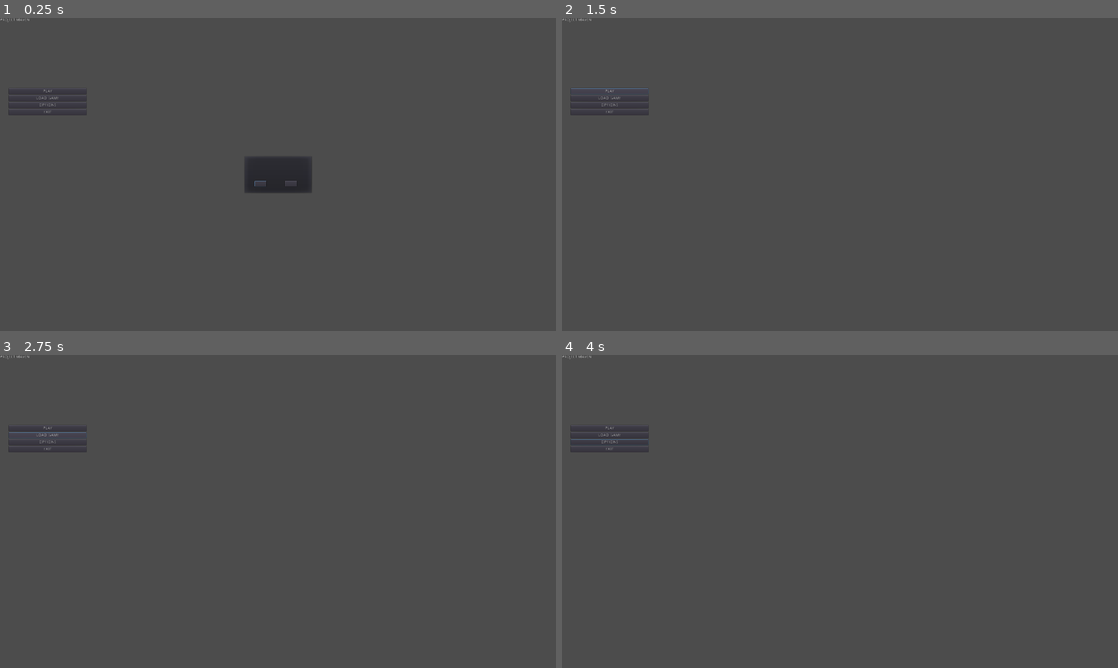
Above: before the commit, frames 1-4 (two rows, left to right).
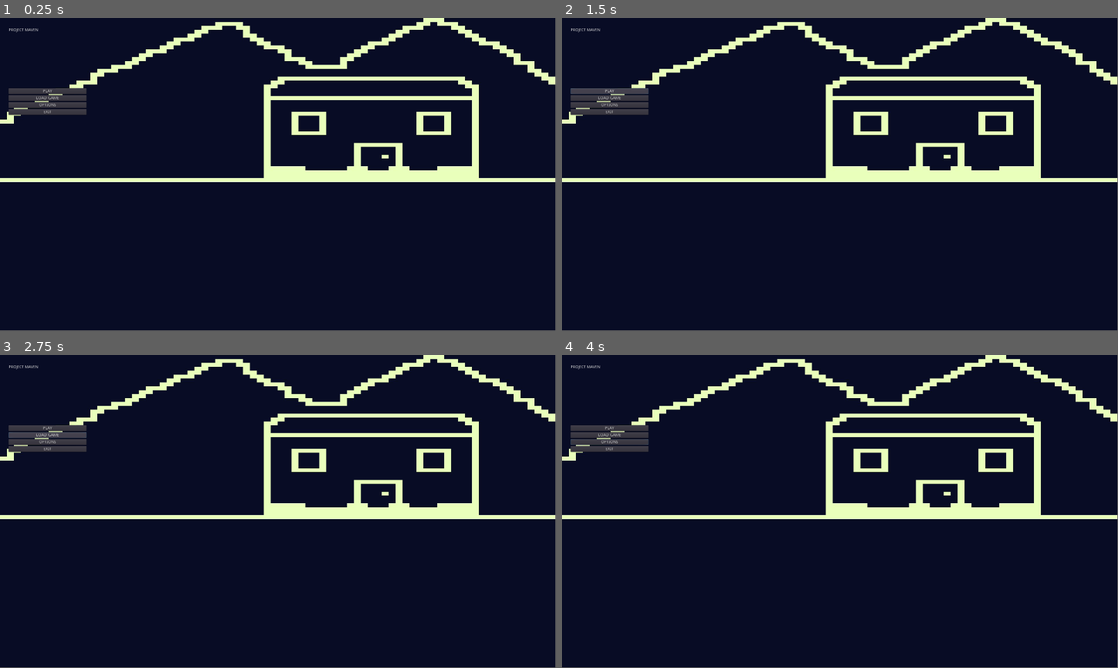
Above: after the commit, the same moments.

Repository: OldKalash7/PFM
Game: Godot game, scene res://scenes/ui/TitleScreen.tscn
The game is run twice, just before and just after one commit, with the same random seed, the same clock (stepped at 60 frames per second) and the same inputs.
Inputs (mouse positions are in pixels of both pictures, inside the frame that each line leads up to):
- Up to frame 1 (0.25 s): no input
- Up to frame 2 (1.5 s): click "PLAY" at 0.5 s; click "PLAY" at 1.25 s
- Up to frame 3 (2.75 s): click "LOAD GAME" at 2 s
- Up to frame 4 (4 s): click "OPTIONS" at 2.75 s; move the mouse to (962, 495) at 3.52 s; hold D (move_right) from 3.53 s (still down); click (962, 495) at 3.67 s
In our replay, the window is 800x450 before the commit and 799x449 after it. These sizes can differ from the game's own. Grey fills any space a smaller window leaves; there, only what the larger window draws over its background counts as a difference.

The runs differ from the first frame. In frame 1, 99% of the frame differs, in the area x 0-100%, y 0-100%; in frame 2, 99%; in frame 3, 99%; in frame 4, 99%.

Commit message:
trabajo en el sistema de dialogo

Diff:
--- a/PFM/assets/dialogs/test.json
+++ b/PFM/assets/dialogs/test.json
@@ -4,8 +4,13 @@
             "nombre":"Mesa",
             "line":"Esto es una mesa, no creo que sea importante ahora.",
             "decisiones":{},
+            "pointer": 1
+        },
+    "1":{
+            "nombre":"Mesa",
+            "line":"Creo que no sirve de nada, debería dejarlo por ahora",
+            "decisiones":{},
             "pointer": -1
+
         }
-
-
 }
--- a/PFM/project.godot
+++ b/PFM/project.godot
@@ -32,7 +32,7 @@
 "base": "Control",
 "class": "DialogDisplay",
 "language": "GDScript",
-"path": "res://src/DialogDisplayer.gd"
+"path": "res://src/components/DialogDisplay.gd"
 }, {
 "base": "Node2D",
 "class": "DialogManager",
@@ -117,13 +117,14 @@
 [autoload]
 
 Main="*res://src/Main.gd"
+BackgroundAudioPlayer="*res://scenes/BackgroundAudioPlayer.tscn"
 
 [display]
 
 window/size/width=1920
 window/size/height=1080
 window/vsync/use_vsync=false
-window/stretch/mode="2d"
+window/stretch/aspect="expand"
 
 [input]
 
--- /dev/null
+++ b/PFM/scenes/BackgroundAudioPlayer.tscn
@@ -0,0 +1,15 @@
+[gd_scene load_steps=3 format=2]
+
+[ext_resource path="res://src/BackgroundSoundPlayer.gd" type="Script" id=1]
+[ext_resource path="res://assets/raw/background_rain.wav" type="AudioStream" id=2]
+
+[node name="BackgroundAudioPlayer" type="Node"]
+pause_mode = 2
+script = ExtResource( 1 )
+default_audio_player = "BackgroundRain"
+
+[node name="BackgroundRain" type="AudioStreamPlayer" parent="."]
+stream = ExtResource( 2 )
+
+[node name="Timer" type="Timer" parent="."]
+one_shot = true
--- /dev/null
+++ b/PFM/scenes/components/DialogDisplayer.tscn
@@ -0,0 +1,46 @@
+[gd_scene load_steps=2 format=2]
+
+[ext_resource path="res://src/components/ConcreteDialogDisplay.gd" type="Script" id=1]
+
+[node name="DialogDisplayer" type="Control"]
+anchor_right = 1.0
+anchor_bottom = 1.0
+script = ExtResource( 1 )
+__meta__ = {
+"_edit_use_anchors_": false
+}
+
+[node name="DialogLayer" type="CanvasLayer" parent="."]
+
+[node name="Choices" type="ItemList" parent="DialogLayer"]
+margin_right = 40.0
+margin_bottom = 40.0
+focus_neighbour_left = NodePath(".")
+focus_neighbour_top = NodePath(".")
+focus_neighbour_right = NodePath(".")
+focus_neighbour_bottom = NodePath(".")
+focus_next = NodePath(".")
+focus_previous = NodePath(".")
+__meta__ = {
+"_edit_use_anchors_": false
+}
+
+[node name="ActorName" type="RichTextLabel" parent="DialogLayer"]
+margin_right = 40.0
+margin_bottom = 40.0
+__meta__ = {
+"_edit_use_anchors_": false
+}
+
+[node name="CharacterLine" type="RichTextLabel" parent="DialogLayer"]
+margin_right = 40.0
+margin_bottom = 40.0
+__meta__ = {
+"_edit_use_anchors_": false
+}
+
+[node name="Sprite" type="Sprite" parent="."]
+
+[node name="AnimationPlayer" type="AnimationPlayer" parent="."]
+
+[node name="Tween" type="Tween" parent="."]
--- a/PFM/scenes/levels/test.tscn
+++ b/PFM/scenes/levels/test.tscn
@@ -1,9 +1,8 @@
-[gd_scene load_steps=6 format=2]
+[gd_scene load_steps=5 format=2]
 
 [ext_resource path="res://assets/raw/wood_floor_2.jpg" type="Texture" id=1]
 [ext_resource path="res://scenes/Player.tscn" type="PackedScene" id=2]
 [ext_resource path="res://scenes/objects/Test.tscn" type="PackedScene" id=3]
-[ext_resource path="res://scenes/components/DialogManager.tscn" type="PackedScene" id=4]
 
 [sub_resource type="TileSet" id=1]
 0/name = "wood_floor_2.jpg 0"
@@ -30,47 +29,15 @@
 tile_data = PoolIntArray( 0, 0, 0, 1, 0, 0, 2, 0, 0, 3, 0, 0, 4, 0, 0, 5, 0, 0, 6, 0, 0, 7, 0, 0, 8, 0, 0, 9, 0, 0, 10, …(4481 unchanged characters)…
 
 [node name="Player" parent="." instance=ExtResource( 2 )]
-position = Vector2( 938.378, 466.944 )
+position = Vector2( 646.296, 434.944 )
 
 [node name="Camera2D" parent="Player" index="2"]
 limit_left = 0
 limit_top = 0
-
-[node name="DialogManager" parent="Player" instance=ExtResource( 4 )]
-
-[node name="DialogDisplay" parent="Player/DialogManager" index="0"]
-margin_left = -860.221
-margin_top = 32.0
-margin_right = 163.779
-margin_bottom = 224.0
-
-[node name="CharacterName" parent="Player/DialogManager/DialogDisplay" index="1"]
-visible = false
-
-[node name="CharacterLine" parent="Player/DialogManager/DialogDisplay" index="2"]
-margin_left = 622.347
-margin_top = -262.936
-margin_right = 88.347
-margin_bottom = -283.0
-
-[node name="CanvasLayer" type="CanvasLayer" parent="Player/DialogManager/DialogDisplay" index="6"]
-
-[node name="Control" parent="Player/DialogManager/DialogDisplay" index="7"]
-visible = false
-
-[node name="ItemList" parent="Player/DialogManager/DialogDisplay/Control" index="0"]
-margin_left = -334.157
-margin_top = 44.0
-margin_right = 225.843
-margin_bottom = 156.0
 
 [node name="TestObject" parent="." instance=ExtResource( 3 )]
 position = Vector2( 1038.29, 431.574 )
 
 [editable path="Player"]
 
-[editable path="Player/DialogManager"]
-
-[editable path="Player/DialogManager/DialogDisplay"]
-
 [editable path="TestObject"]
--- a/PFM/scenes/objects/Test.tscn
+++ b/PFM/scenes/objects/Test.tscn
@@ -5,7 +5,7 @@
 [ext_resource path="res://src/objects/TestObject.gd" type="Script" id=3]
 
 [sub_resource type="RectangleShape2D" id=1]
-extents = Vector2( 40.3201, 40.7294 )
+extents = Vector2( 117.996, 116.57 )
 
 [node name="TestObject" type="Node2D"]
 script = ExtResource( 3 )
--- a/PFM/scenes/ui/TitleScreen.tscn
+++ b/PFM/scenes/ui/TitleScreen.tscn
@@ -1,6 +1,7 @@
-[gd_scene load_steps=2 format=2]
+[gd_scene load_steps=3 format=2]
 
 [ext_resource path="res://src/TitleScreen.gd" type="Script" id=1]
+[ext_resource path="res://assets/raw/house.jpg" type="Texture" id=2]
 
 [node name="TitleScreen" type="Control"]
 anchor_right = 1.0
@@ -13,13 +14,16 @@
 [node name="Background" type="TextureRect" parent="."]
 anchor_right = 1.0
 anchor_bottom = 1.0
+texture = ExtResource( 2 )
 __meta__ = {
 "_edit_use_anchors_": false
 }
 
 [node name="Label" type="Label" parent="."]
-margin_right = 637.0
-margin_bottom = 148.0
+margin_left = 30.2906
+margin_top = 35.3177
+margin_right = 667.291
+margin_bottom = 183.318
 text = "PROJECT MAVEN"
 __meta__ = {
 "_edit_use_anchors_": false
@@ -60,15 +64,17 @@
 text = "EXIT"
 
 [node name="PopupDialog" type="PopupDialog" parent="."]
-visible = true
 anchor_left = 0.5
 anchor_top = 0.5
 anchor_right = 0.5
 anchor_bottom = 0.5
-margin_left = -118.5
-margin_top = -65.5
-margin_right = 118.5
-margin_bottom = 65.5
+margin_left = -160.879
+margin_top = -82.4514
+margin_right = 76.1215
+margin_bottom = 48.5486
+__meta__ = {
+"_edit_use_anchors_": false
+}
 
 [node name="Button" type="Button" parent="PopupDialog"]
 margin_left = 37.0
--- a/PFM/src/BackgroundSoundPlayer.gd
+++ b/PFM/src/BackgroundSoundPlayer.gd
@@ -3,32 +3,55 @@
 # Clase Singleton con acceso global para reproducir audio en background
 # de manera que no se interrumpa entre transición de niveles
 
-var _player : AudioStreamPlayer
+var _current_audio_player : AudioStreamPlayer
+export var default_audio_player : String
+
 var _audio_timer : Timer
+
+
 func _ready():
 	# TODO Inicializar buses de audio y demas temas relacionados aqui
 	# TODO Investigar los problemas del timer via código en la documentación de godot
 	# Recordar el problema que hubo durante el desarrollo de Codename Z
-	_player = AudioStreamPlayer.new()
-	_audio_timer = Timer.new()
+
+
+	_current_audio_player = get_node(default_audio_player)
+
+	assert (_current_audio_player != null)
+
+	_audio_timer = $Timer
 
 	# Conectar la señal del timeout
 
-	_audio_timer.connect("timeout",self,"on_audio_timer_timeout")
+	#$Timer.connect("timeout",self,"on_audio_timer_timeout")
 
-func play_audio(audio_file_name : String, time : int) -> void:
-	# Recuperar el recurso de sonido a partir del nombre del fichero
+	# LOOP AUDIO
+	#_current_audio_player.set_loop(true)
+	#_current_audio_player.stream.set_loop(true)
+	_current_audio_player.play()
 
-	# Determinar el tiempo que se va a reproducir
+func play_audio(audio_player_name : String, loop : bool) -> void:
 
-	if time > 0:
-		pass
+	var audio_player : AudioStreamPlayer = get_node(audio_player_name)
+
+	if audio_player != null:
+
+		if _current_audio_player.is_playing():
+			stop_audio()
+			_current_audio_player = audio_player
+
+		if loop:
+			_current_audio_player.play()
+		else:
+			pass
+	else:
+		print("DEBUG --> Error with " + self.name + " al intentar reproducir "
+		+ audio_player_name + " no existe ese nodo o el nombre esta mal" )
+
 
 func stop_audio() -> void:
-	pass
+	_current_audio_player.stop()
 
-func pause_audio() -> void:
-	pass
 
 func on_audio_timer_timeout() -> void:
 	_audio_timer.stop()
--- a/PFM/src/DialogDisplayer.gd
+++ b/PFM/src/DialogDisplayer.gd
@@ -7,7 +7,6 @@
 
 signal milestone_reached
 
-class_name DialogDisplay
 
 enum DIALOG_STATE {FINISHED,DISPLAYING,DEFAULT}
 var milestones = preload("res://resources/Milestones.gd")
--- a/PFM/src/DialogManager.gd
+++ b/PFM/src/DialogManager.gd
@@ -5,40 +5,24 @@
 class_name DialogManager
 
 
-var dialog_display : DialogDisplay
 var actionable : Actionable
-
-
-
 
 
 func _ready():
 
 	Main.EVENTS_LIST.connect("dialog_started",self,"on_dialog_started")
 
-	# Referencia al dialog display
-	dialog_display = $DialogDisplay
-
 	# Desconectar process al inicio
-	set_process(false)
+	print("works")
 
 
 func on_dialog_completed() -> void:
-	dialog_display.set_process_unhandled_key_input(false)
-	dialog_display.visible = 0
 
 	get_tree().paused = false
 	print("DialogManager --> DIALOGO COMPLETADO")
 
 
-
-
-
-func init_dialog() -> void:
-	pass
-
-
-func on_dialog_started(actionable) -> void:
-
-	self.actionable = actionable
+func on_dialog_started(new_actionable) -> void:
+	print("works")
+	self.actionable = new_actionable
 	print(actionable.name)
--- a/PFM/src/TitleScreen.gd
+++ b/PFM/src/TitleScreen.gd
@@ -2,7 +2,8 @@
 
 
 func _ready():
-	$PopupDialog.popup()
+	#$PopupDialog.popup()
+	pass
 
 func _on_Exit():
 	Main.exit()
--- a/PFM/src/actors/Actor.gd
+++ b/PFM/src/actors/Actor.gd
@@ -5,4 +5,4 @@
 
 class_name Actor
 
-var speed : float = 100
+var speed : float = 200
--- a/PFM/src/actors/player_states/MoveState.gd
+++ b/PFM/src/actors/player_states/MoveState.gd
@@ -12,14 +12,14 @@
 
 
 func enter( args : Dictionary) -> void:
+	print("Entrado en MOVE STATE")
+	#print("MoveState debug -> se ha entrado en el moveState")
 
-	print("MoveState debug -> se ha entrado en el moveState")
-	print(owner.name)
 
 
 func exit() -> void:
-	print("MoveState debug -> se ha salido en el moveState")
-
+	#print("MoveState debug -> se ha salido en el moveState")
+	pass
 
 func handle_input(event) -> void:
 	pass
--- /dev/null
+++ b/PFM/src/components/ConcreteDialogDisplay.gd
@@ -0,0 +1,59 @@
+extends DialogDisplay
+
+
+var choices : ItemList
+var actor_name : RichTextLabel
+var actor_line : RichTextLabel
+var tween : Tween
+
+func _ready():
+	# Desconectar el unhandled input, solo lo activaremos
+	# cuando haya decisiones que procesar
+	set_process_unhandled_key_input(false)
+	# Obtener la referencia de los componentes
+	choices = $DialogLayer/Choices
+	actor_name = $DialogLayer/ActorName
+	actor_line = $DialogLayer/CharacterLine
+	tween = $Tween
+
+	# Poner el control ItemList Choices a invisible al principio
+	choices.visible = false
+
+	# Conectar las señales del ItemList de las decisiones
+	choices.connect("nothing_selected",self,"on_nothing_selected")
+	choices.connect("item_selected",self,"on_decision_selected")
+	choices.connect("item_activated",self,"on_decisions_activated")
+
+
+func display(character_name : String, line : String) -> void:
+	# Reiniciar la propiedad de visibilidad del label para que no se vea la anterior linea cuando empieze el dialogo
+	actor_line.percent_visible = 0
+	actor_line.text = line
+	# Animación de dibujado del texto
+	tween.interpolate_property($CharacterLine, "percent_visible", 0, 1, 1.5, Tween.TRANS_LINEAR, Tween.EASE_IN_OUT)
+	# Iniciar la animación
+	tween.start()
+	# Esperar a que termine para emitir la señal de linea mostrada
+	yield(tween,"tween_all_completed")
+	emit_signal("line_displayed")
+
+
+func display_choices(choices_list : Array) -> void:
+
+	# Hacer visible Choices
+	choices.visible = true
+	# Hacer focus en el control ItemList
+	choices.grab_focus()
+	# Selecciona el primer item por defecto
+	choices.select(0,true)
+
+
+
+func on_nothing_selected() -> void:
+	pass
+
+func on_decision_selected(_index) -> void:
+	pass
+
+func on_decsision_activated(index) -> void:
+	emit_signal("choice_selected",index)
--- /dev/null
+++ b/PFM/src/components/DialogDisplay.gd
@@ -0,0 +1,27 @@
+extends Control
+
+signal choice_selected(choice_id)
+signal line_displayed
+
+class_name DialogDisplay
+
+
+
+
+func _ready():
+	set_process_unhandled_key_input(false)
+
+
+# Pinta la linea en pantalla
+func display(character_name : String, line : String) -> void:
+	pass
+
+
+# Muestra diferentes elecciones por pantalla en aquellas entradas de dialogo que tenga
+func display_choices(choices_list : Array) -> void:
+	pass
+
+
+# Procesa el input para el caso de las decisiones
+func _unhandled_key_input(event) -> void:
+	pass
--- a/PFM/src/game_state_manager.gd
+++ /dev/null
@@ -1 +0,0 @@
-extends Node
--- a/PFM/src/objects/TestObject.gd
+++ b/PFM/src/objects/TestObject.gd
@@ -1,16 +1,27 @@
 extends Node2D
 
 onready var _area : Area2D = $Area2D
+
 func _ready():
+
 
 	# Conectar la señal de Area2D
 	_area.connect("body_entered",self,"on_player_interaction")
+	_area.connect("body_exited",self, "on_player_goes_away")
 
 
 	# Conectar la señal con el Dialog Manager situado más arriba del árbol
-	$Actionable.connect("start_dialog", DialogManager,"on_dialog_started")
+	#$Actionable.connect("dialog_started", DialogManager,"on_dialog_started")
 
 func on_player_interaction(body) -> void:
+
 	if body.name == "Player":
 		print("DEBUG " + name + " --> " + body.name + " ha entrado en el area")
 		Main.EVENTS_LIST.emit_signal("dialog_started",$Actionable.dialog, $Actionable)
+
+
+func on_player_goes_away(body) -> void:
+
+	if body.name == "Player":
+		#print("DEBUG " + name + " --> " + body.name + " ha salido del area")
+		pass
Not shown, added: PFM/assets/raw/background_rain.wav.import
Binary file added: PFM/assets/raw/house.jpg
Not shown, added: PFM/assets/raw/house.jpg.import
Not shown, added: PFM/assets/raw/background_rain.wav
Not shown, removed: PFM/src/Events.gd~
Not shown, removed: PFM/src/Level.gd~
Not shown, added: house.jpg
